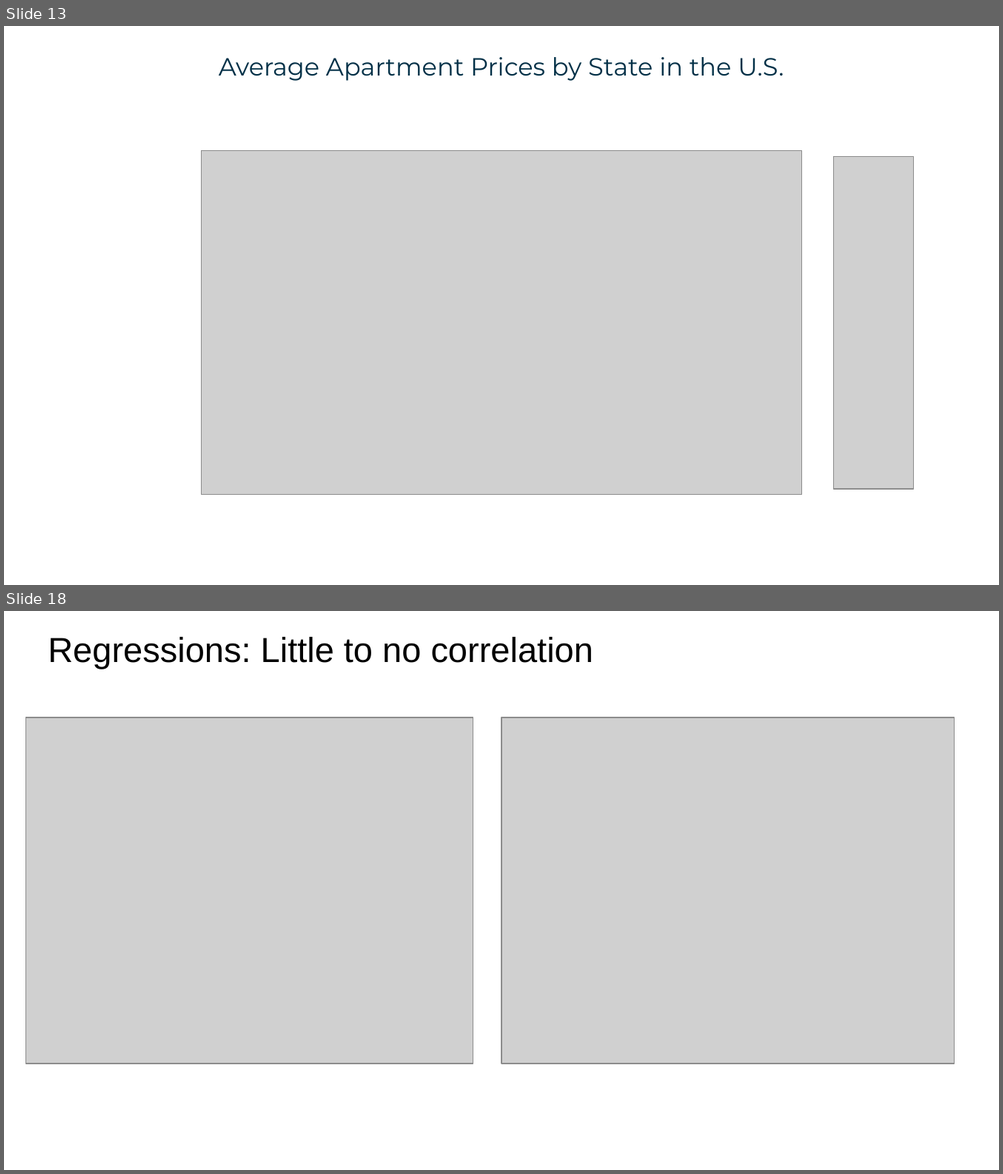
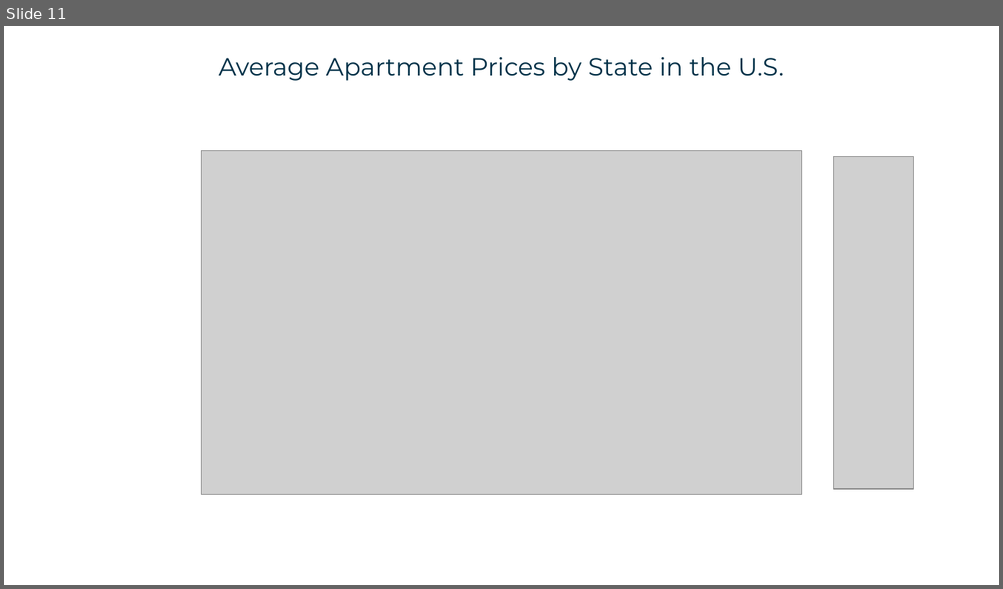
Before and after one commit to tghcb9/dataanalytics-project1-group6, a slide deck: submission/presentation/docs/Project 1 Presentation - Group 6.pptx. Shown one above the other, each under a label of ours: slides 13 and 18 before the commit, slide 11 after it; the slides between them are not shown. The pictures are 1003x1174 and 1003x589 pixels, drawn with LibreOffice and Linux fonts; fonts in the diff are those of the drawing; grey boxes stand for pictures. Boxes give left, top, right and bottom in pixels: in the first picture for what was removed or moved away, otherwise in the second. Text is boxed around its words. In the diff, an @@ line names an element or a change of style, - is before the commit and + after.

```diff
--- a/submission/presentation/docs/Project 1 Presentation - Group 6.pptx
+++ b/submission/presentation/docs/Project 1 Presentation - Group 6.pptx
@@ slide 18 removed at box(4, 611, 999, 1170), background #FFFFFF @@
@@ title removed at box(48, 637, 593, 669) @@
-Regressions: Little to no correlation
@@ picture removed at box(26, 718, 473, 1064) @@
@@ picture removed at box(501, 718, 954, 1064) @@
@@ what was slide 13 is now slide 11 @@
```
Also in this commit, not shown: 11 slides changed, 7 slides added, 4 other slides removed, 3 other files.
